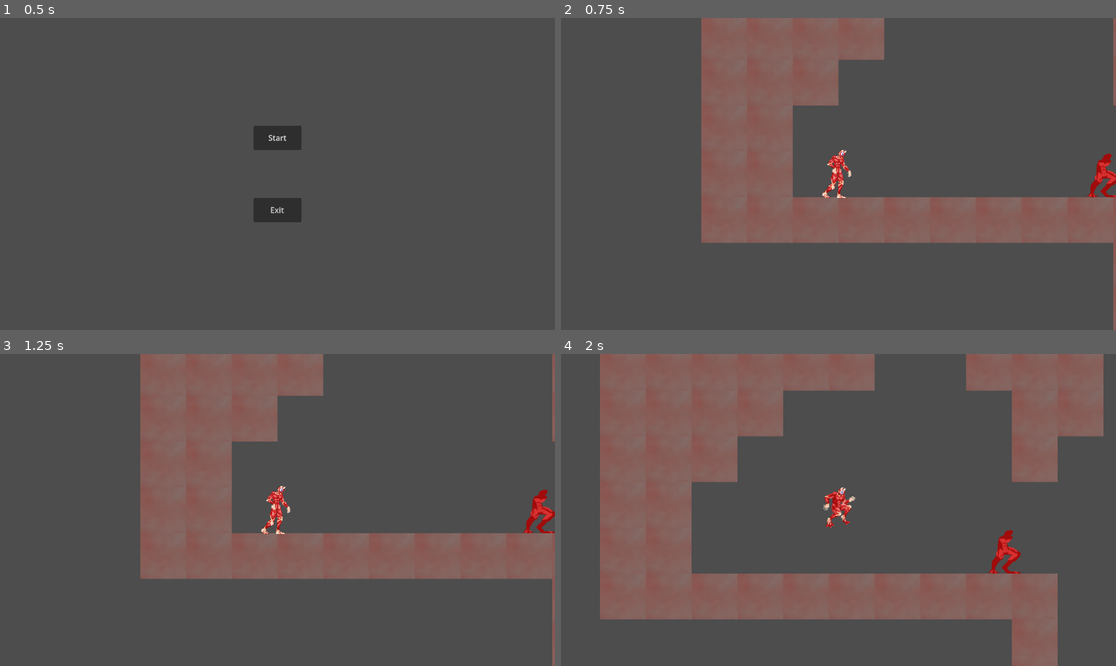
Above: before the commit, frames 1-4 (two rows, left to right).
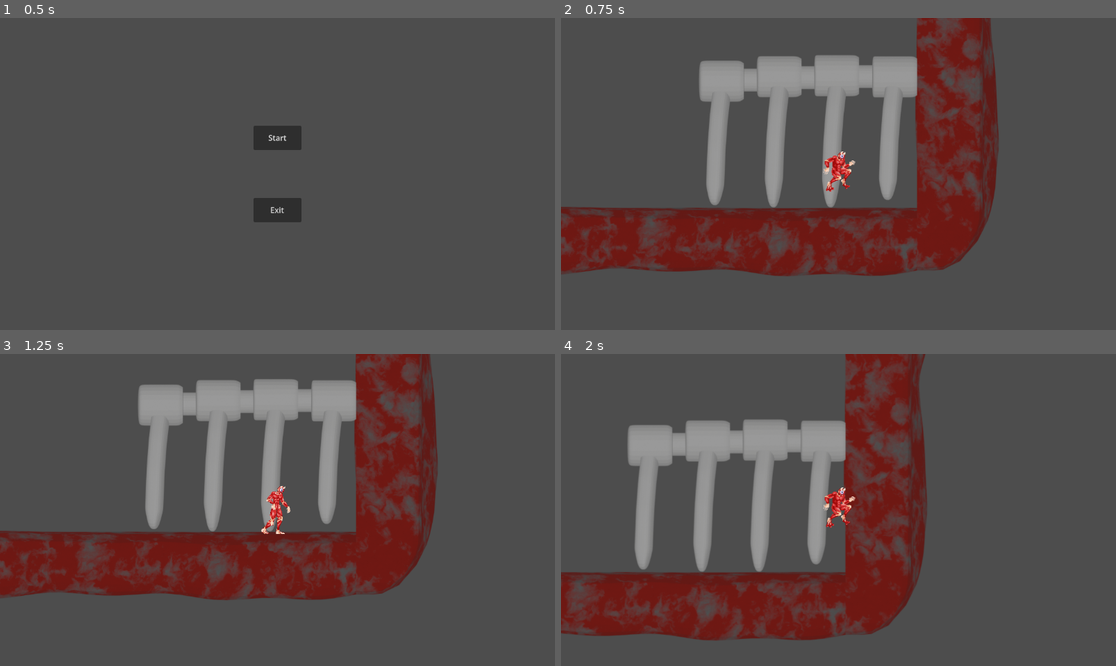
Above: after the commit, the same moments.

Repository: Terezu/Carnage
Game: Godot game, scene res://scenes/menu.tscn
Same seed, same stepped clock (60 frames per second), same inputs: the game is played once before the commit and once after it.
Inputs:
- Up to frame 1 (0.5 s): no input
- Up to frame 2 (0.75 s): click "Start" at 0.5 s
- Up to frame 3 (1.25 s): no input
- Up to frame 4 (2 s): hold Right (ui_right) from 1.28 s (still down); tap Space (Atirar) at 1.35 s; tap Up (Jump) at 1.52 s

Frame 1 is identical in both runs. In frame 2, 43% of the frame differs, in the area x 0-100%, y 0-100%; in frame 3, 41%; in frame 4, 56%, in the area x 0-98%, y 0-100%.

Commit message:
[ADD] - Fase 2-1

Diff:
--- /dev/null
+++ b/scenes/2-1.tscn
@@ -0,0 +1,30 @@
+[gd_scene format=3 uid="uid://w4vlsaiepreo"]
+
+[ext_resource type="Texture2D" uid="uid://c0m36y0uepbcm" path="res://Sprites/1.png" id="1_okht4"]
+[ext_resource type="Texture2D" uid="uid://duitfanngwjln" path="res://Sprites/2.png" id="2_o5tts"]
+[ext_resource type="PackedScene" uid="uid://d1x1xau2urn2" path="res://scenes/Carnage.tscn" id="3_o5tts"]
+
+[node name="Node2D" type="Node2D" unique_id=949469859]
+
+[node name="1" type="Sprite2D" parent="." unique_id=1470240284]
+position = Vector2(-2568, -288)
+texture = ExtResource("1_okht4")
+
+[node name="StaticBody2D2" type="StaticBody2D" parent="1" unique_id=1855792618]
+
+[node name="CollisionPolygon2D" type="CollisionPolygon2D" parent="1/StaticBody2D2" unique_id=106025846]
+position = Vector2(1024, 288)
+polygon = PackedVector2Array(0, 0, 0, 128, -1896, 128, -1984, 0, -1984, -328, -1968, -392, -2008, -520, -1984, -704, -1992, -840, -1976, -992, -1880, -1088, -1832, -1088, -1832, 0)
+
+[node name="2" type="Sprite2D" parent="." unique_id=2096041955]
+position = Vector2(-520, -288)
+texture = ExtResource("2_o5tts")
+
+[node name="StaticBody2D2" type="StaticBody2D" parent="2" unique_id=1376677233]
+
+[node name="CollisionPolygon2D" type="CollisionPolygon2D" parent="2/StaticBody2D2" unique_id=1706059336]
+position = Vector2(-1040, 288)
+polygon = PackedVector2Array(8, 0, 1728, 0, 1728, -1104, 1776, -1104, 1872, -992, 1872, 0, 1768, 128, 16, 128, 16, 0)
+
+[node name="Carnage" parent="." unique_id=26066746 instance=ExtResource("3_o5tts")]
+position = Vector2(0, -88)
--- a/scripts/menu.gd
+++ b/scripts/menu.gd
@@ -1,8 +1,9 @@
 extends Control
 
 var fases = [
-	"res://scenes/1-1.tscn",
-	"res://scenes/1-2.tscn"
+	# "res://scenes/1-1.tscn",
+	# "res://scenes/1-2.tscn",
+	"res://scenes/2-1.tscn"
 ]
 
 func _on_start_button_pressed():
Binary file added: Sprites/1.png
Not shown, added: Sprites/1.png.import
Binary file added: Sprites/2.png
Not shown, added: Sprites/2.png.import
